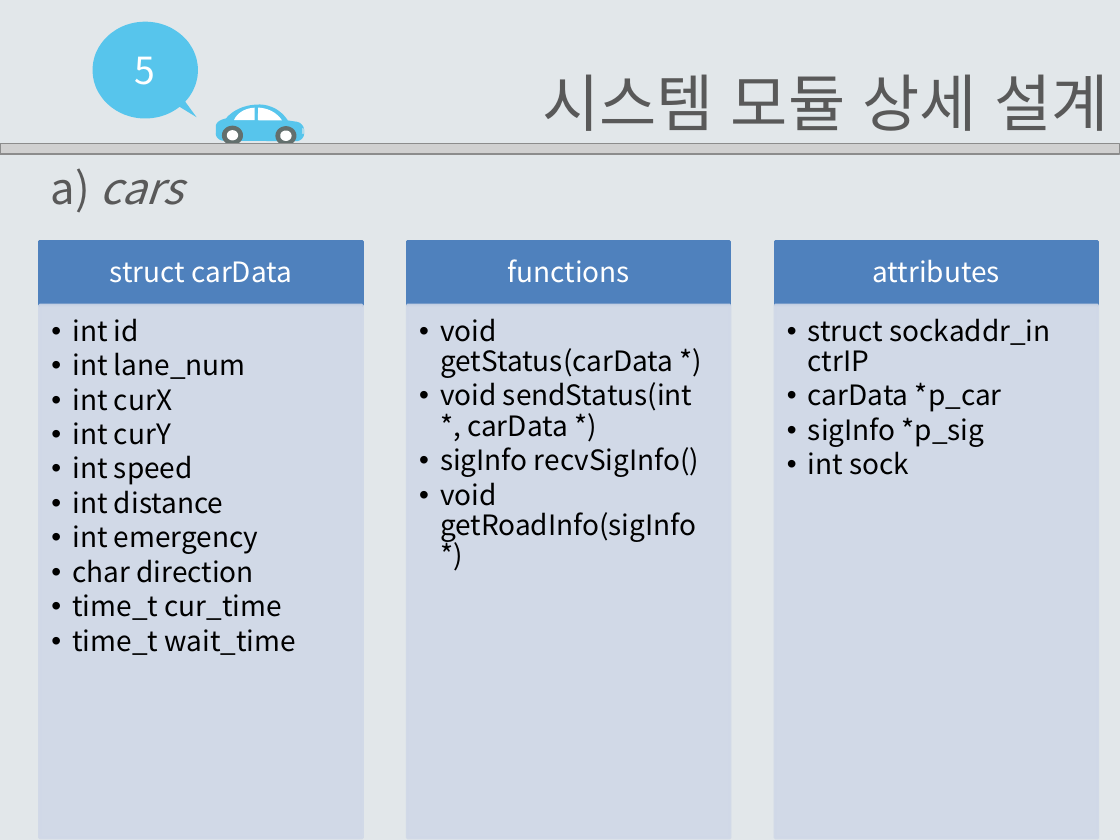
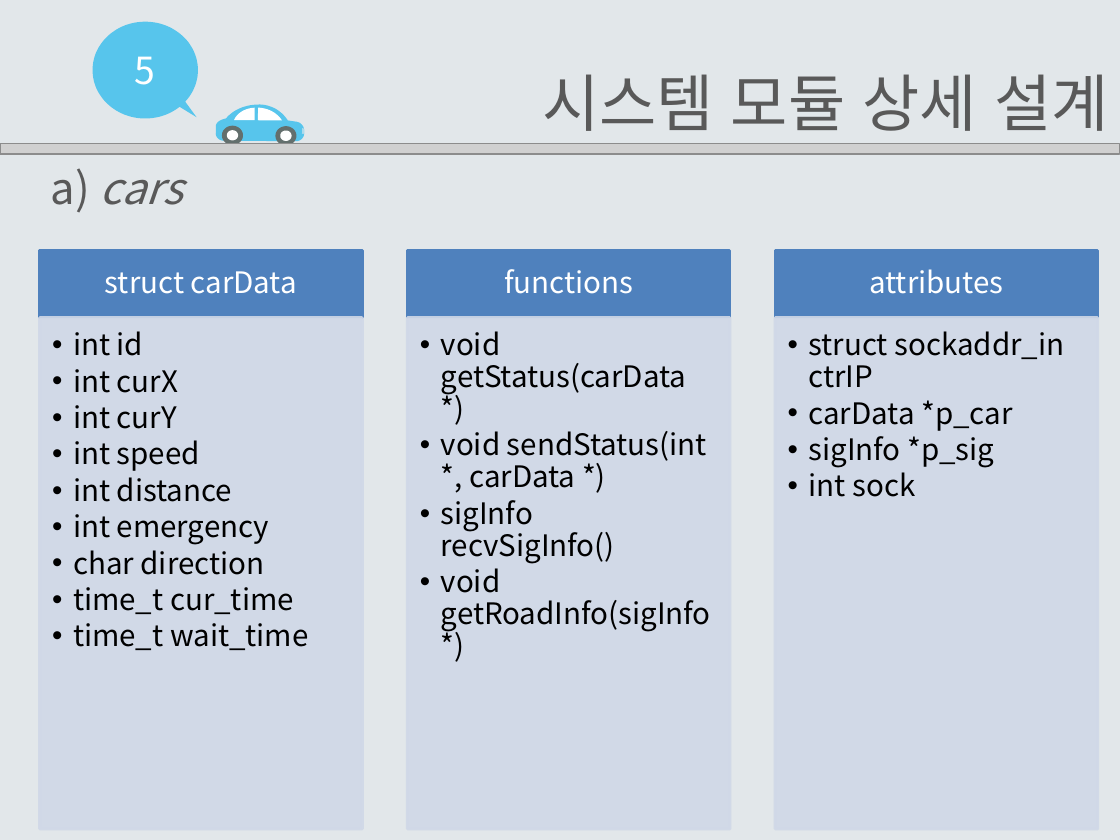
Before and after one commit to EomHeeSang/grad_proj, a slide deck: slide 13 of 발표자료/설계서2-14(엄희상,박주호,김태경).pptx (slide 12 before the commit). Drawn at 1120x840 pixels with LibreOffice and Linux fonts; fonts in the diff are those of the drawing; grey boxes stand for pictures. Boxes give left, top, right and bottom in pixels: in the first picture for what was removed or moved away, otherwise in the second. Text is boxed around its words. In the diff, an @@ line names an element or a change of style, - is before the commit and + after.

```diff
--- a/발표자료/설계서2-14(엄희상,박주호,김태경).pptx
+++ b/발표자료/설계서2-14(엄희상,박주호,김태경).pptx
@@ 3 texts, 3 rectangles: place and size @@
-3 texts, 3 rectangles at (39, 242, 1098, 306)
+3 texts, 3 rectangles at (39, 251, 1098, 318)
@@ size 18 to 19 pt in 6 elements at (441, 331, 711, 632), (809, 331, 1065, 497), (105, 271, 297, 294), (504, 269, 633, 294), (869, 269, 1003, 294), (73, 331, 309, 650) @@
@@ text "int id": place and size @@
-text "int id" at (72, 318, 296, 655)
+text "int id" at (73, 331, 309, 650)
@@ rectangle: place and size @@
-rectangle at (39, 306, 362, 839)
+rectangle at (39, 318, 362, 829)
@@ text "void getStatus(carData *)": place and size @@
-text "void getStatus(carData *)" at (440, 318, 699, 543)
+text "void getStatus(carData *)" at (441, 331, 711, 632)
@@ rectangle: place and size @@
-rectangle at (408, 306, 730, 839)
+rectangle at (408, 318, 730, 829)
@@ text "struct sockaddr_in ctrIP": place and size @@
-text "struct sockaddr_in ctrIP" at (808, 318, 1051, 475)
+text "struct sockaddr_in ctrIP" at (809, 331, 1065, 497)
@@ rectangle: place and size @@
-rectangle at (775, 306, 1098, 839)
+rectangle at (775, 318, 1098, 829)
@@ text at (72, 352, 246, 379): paragraph removed @@
-  •• int lane_num
```
Also in this commit, not shown: 10 other slides changed, 2 slides added, 1 slide removed.
